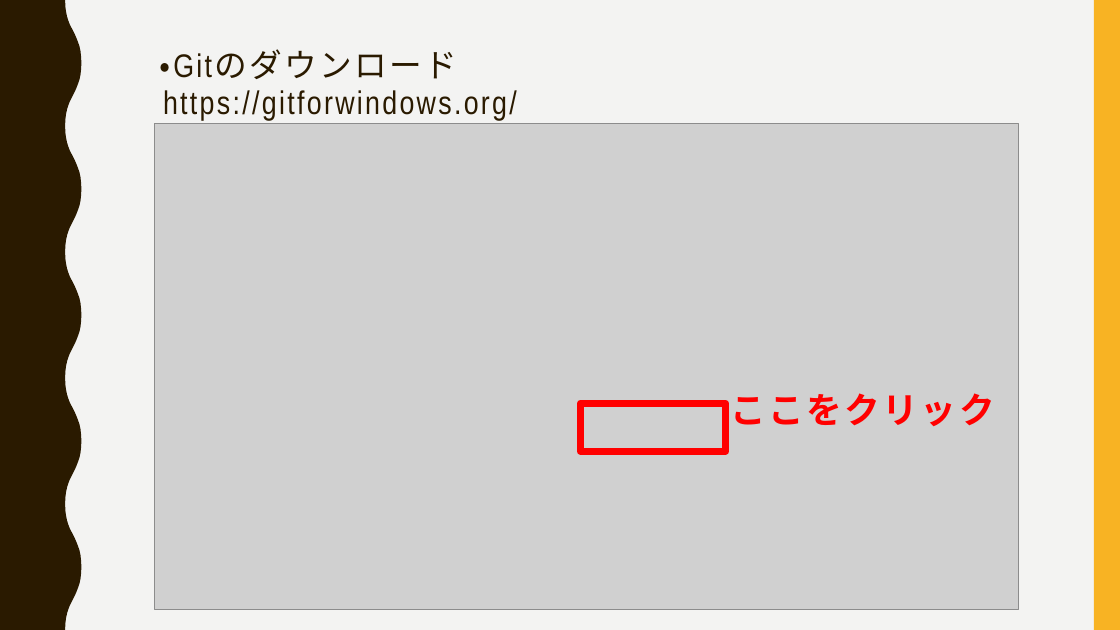
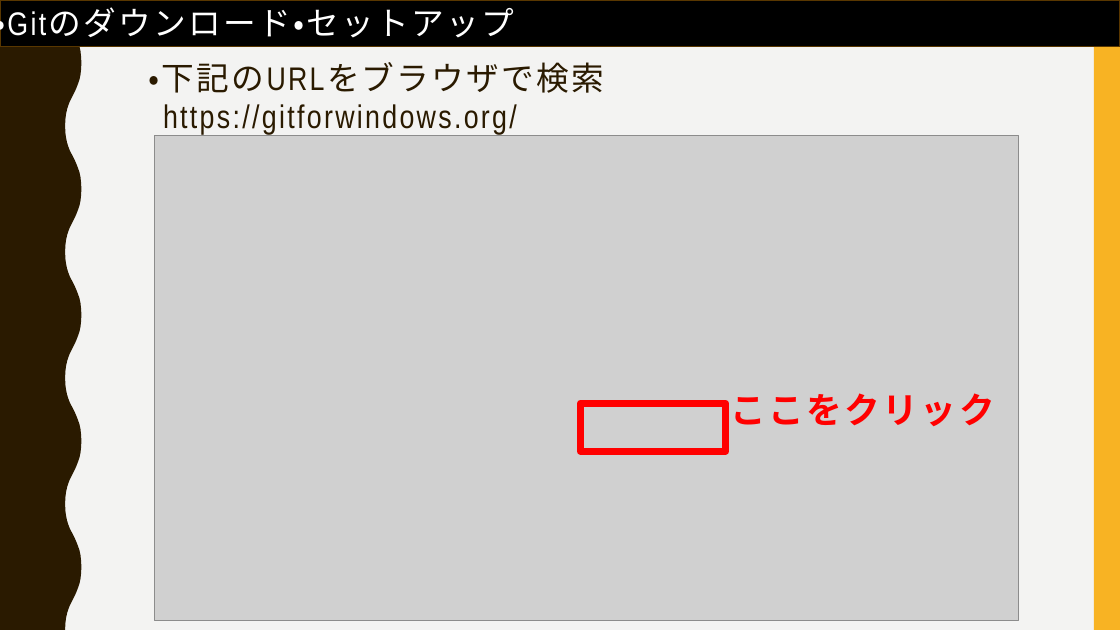
Before and after one commit to FIY24554/git_test, a slide deck: slide 19 of gitについて_加藤.pptx (slide 17 before the commit). Drawn at 1120x630 pixels with LibreOffice and Linux fonts; fonts in the diff are those of the drawing; grey boxes stand for pictures. Boxes give left, top, right and bottom in pixels: in the first picture for what was removed or moved away, otherwise in the second. Text is boxed around its words. In the diff, an @@ line names an element or a change of style, - is before the commit and + after.

```diff
--- a/gitについて_加藤.pptx
+++ b/gitについて_加藤.pptx
@@ rectangle added at box(0, 0, 1120, 46), fill #000000, outline #593700 1 pt @@
@@ text added at box(0, 2, 514, 44), 28 pt, text #FFFFFF @@
+・Gitのダウンロード・セットアップ
@@ text at box(148, 62, 604, 93): text changed @@
-・Gitのダウンロード
+・下記のURLをブラウザで検索
@@ text "https://gitforwindows.org/": place and size @@
-text "https://gitforwindows.org/" at box(163, 90, 517, 121)
+text "https://gitforwindows.org/" at box(163, 104, 517, 135)
@@ picture: place and size @@
-picture at box(155, 124, 1019, 609)
+picture at box(155, 135, 1019, 621)
```
Also in this commit, not shown: 22 other slides changed, 16 slides added, 1 slide removed.
